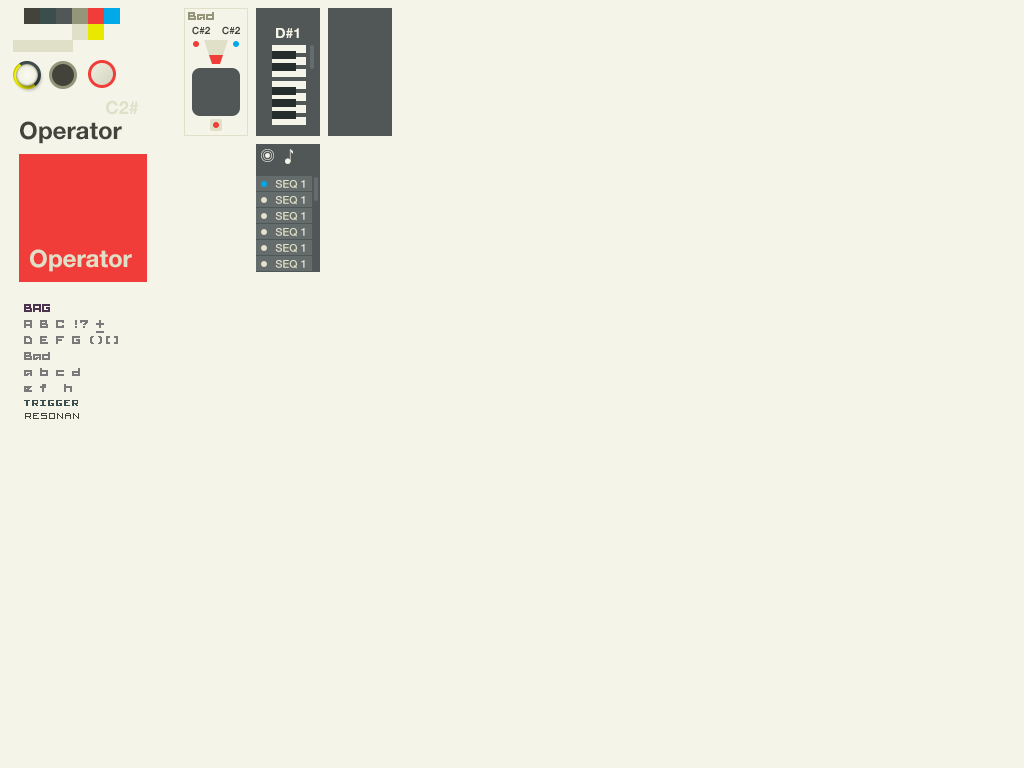
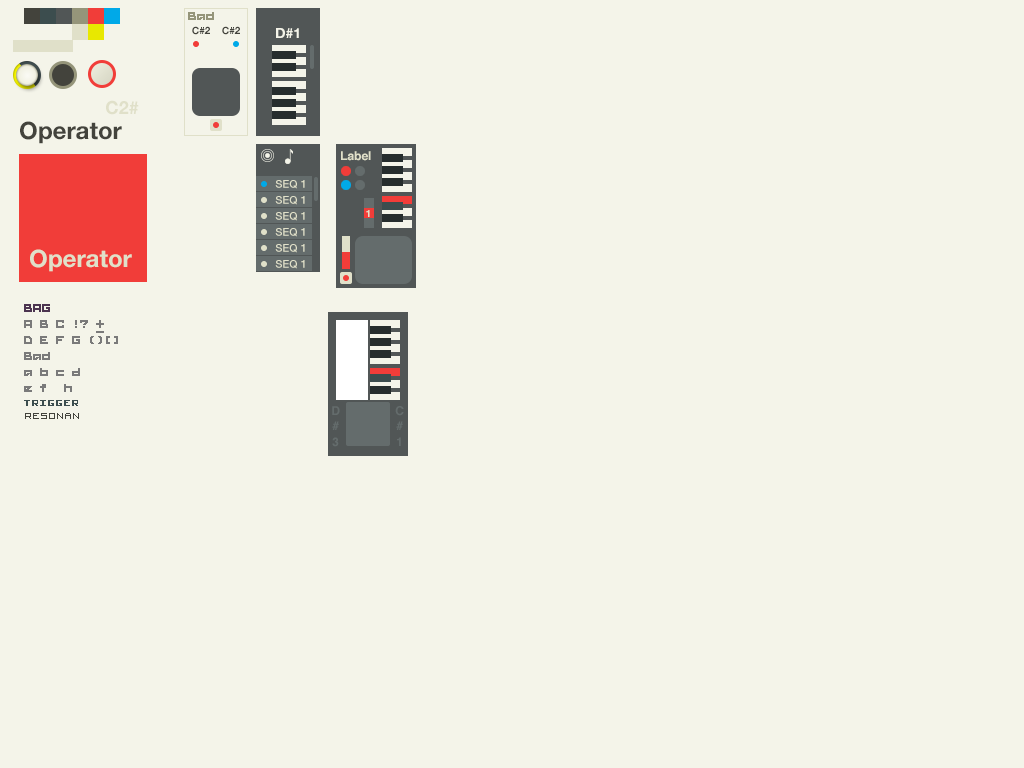
Comparing the layer stacks of the two 1024 x 768 images. Changes:
added layer "Rectangle 12 copy 4" above "Rectangle 12 copy 3" over box(352, 384, 368, 400)
added layer "Rectangle 12 copy 3" above "Rectangle 12 copy 2" over box(336, 384, 352, 400)
added layer "Rectangle 12 copy 2" (1st of 2) above "Rectangle 12 copy 2" over box(336, 336, 352, 352)
added layer "Rectangle 12 copy 2" (2nd of 2) above "Rectangle 12 copy" over box(352, 336, 368, 352)
added layer "Rectangle 12 copy" above "Rectangle 12" over box(336, 320, 352, 336)
added layer "Rectangle 12" above "Rectangle 11 copy" over box(352, 320, 368, 336)
added layer "Rectangle 11 copy" above "Rectangle 11" over box(336, 352, 352, 384)
added layer "Rectangle 11" above "Rounded Rectangle 4" over box(352, 352, 368, 384)
added layer "Rounded Rectangle 4" above "Rectangle 10 copy 2" over box(346, 402, 390, 446)
added layer "Label" above "Layer 10" over box(341, 151, 371, 161)
moved "Rectangle 6" out of group "Dial 1", painted on it over box(209, 55, 355, 269)
moved "Shape 1" out of group "Dial 1", painted on it over box(204, 40, 350, 269)
added layer "Rectangle 8 copy 7" above "Rectangle 8 copy 6" over box(370, 326, 400, 394)
added layer "Rectangle 8 copy 6" above "Ellipse 3 copy 13" over box(382, 154, 412, 222)
added layer "Ellipse 3 copy 16" above "Ellipse 3 copy 15" over box(354, 179, 366, 191)
added layer "Ellipse 3 copy 15" above "Ellipse 3 copy 3" over box(354, 165, 366, 177)
added layer "Ellipse 3 copy 3" (1st of 2) above "Ellipse 3 copy 3" over box(340, 179, 352, 191)
added layer "Ellipse 3 copy 3" (2nd of 2) above "Rounded Rectangle 3 copy" over box(340, 165, 352, 177)
added layer "Rounded Rectangle 1 copy" above "Rectangle 4 copy 7" over box(355, 236, 412, 284)
added layer "Rectangle 4 copy 7" above "Rectangle 4 copy 6" over box(328, 312, 408, 456)
painted on "Rectangle 4 copy 6" over box(328, 8, 416, 288)
…and 12 more changes (12 added)
